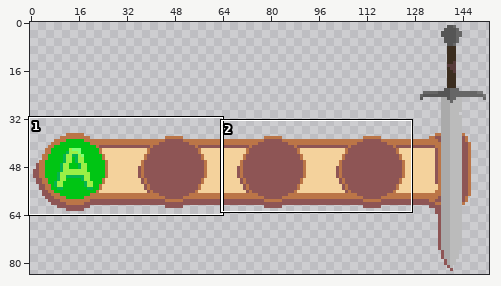
Pixel-art file, stored at Main Build/GUI/Battle Ability GUI Assets/Cato Basic Attack GUI.aseprite. Above, an overview of the earlier version with the close-up marked.
Close-up. First the earlier version:
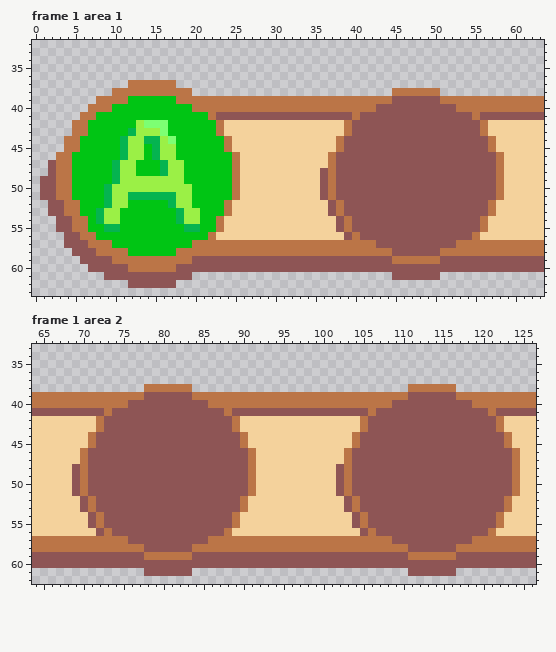
153x84 pixels, 27 frames. Shown: frame 1 area 1: x 0..63, y 32..63; frame 1 area 2: x 64..126, y 33..62. The commit also changed other frames or places, which this record leaves out.
After the commit:
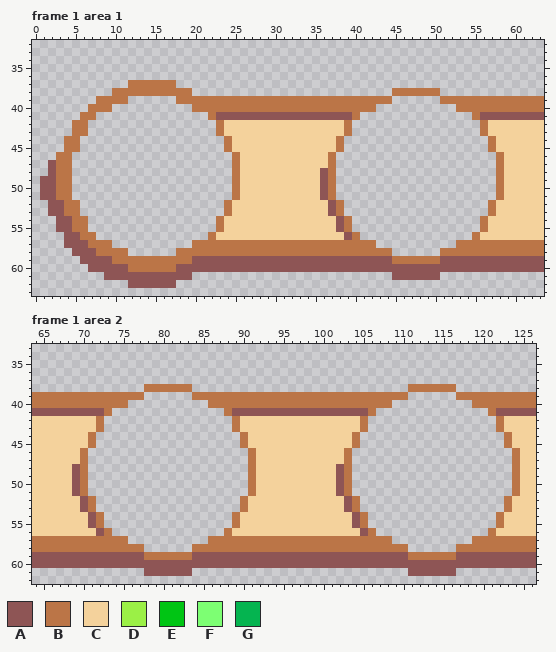
Palette (. is transparent): A #8e5555  B #bb7547  C #f4d29c  D #9bf046  E #00c514  F #7dff73  G #05b450
What changed:
Frame 1 area 1, layer "Cato Basic Attack":
y 39: x 12..17 EEEEEE -> ......; x 45..50 AAAAAA -> ......
y 40: x 10..19 EEEEEEEEEE -> ..........; x 43..52 AAAAAAAAAA -> ..........
y 41: x 8..21 EEEEEEEEEEEEEE -> ..............; x 41..54 AAAAAAAAAAAAAA -> ..............
y 42: x 7..22 EEEEEEDFFFEEEEEE -> ................; x 40..55 AAAAAAAAAAAAAAAA -> ................
y 43: x 7..22 EEEEEGDDDFEEEEEE -> ................; x 40..55 AAAAAAAAAAAAAAAA -> ................
y 44: x 6..23 EEEEEGDDGGDFEEEEEE -> ..................; x 39..56 AAAAAAAAAAAAAAAAAA -> ..................
y 45: x 6..23 EEEEEGDDEGDDEEEEEE -> ..................; x 39..56 AAAAAAAAAAAAAAAAAA -> ..................
y 46: x 5..24 EEEEEEGDDEGDDEEEEEEE -> ....................; x 38..57 AAAAAAAAAAAAAAAAAAAA -> ....................
y 47..48: x 5..24 EEEEEGDDEEEGDDEEEEEE -> ....................; x 38..57 AAAAAAAAAAAAAAAAAAAA -> ....................
y 49: x 5..24 EEEEEGDDDDDDDDEEEEEE -> ....................; x 38..57 AAAAAAAAAAAAAAAAAAAA -> ....................
y 50: x 5..24 EEEEGDDDDDDDDDDEEEEE -> ....................; x 38..57 AAAAAAAAAAAAAAAAAAAA -> ....................
y 51: x 5..24 EEEEGDDGGGGGGDDEEEEE -> ....................; x 38..57 AAAAAAAAAAAAAAAAAAAA -> ....................
y 52: x 6..23 EEEGDDEEEEEGDDEEEE -> ..................; x 39..56 AAAAAAAAAAAAAAAAAA -> ..................
y 53: x 6..23 EEGDDEEEEEEEGDDEEE -> ..................; x 39..56 AAAAAAAAAAAAAAAAAA -> ..................
y 54: x 7..22 EGDDEEEEEEEGDDEE -> ................; x 40..55 AAAAAAAAAAAAAAAA -> ................
y 55: x 7..22 EEGGEEEEEEEEGGEE -> ................; x 40..55 AAAAAAAAAAAAAAAA -> ................
y 56: x 8..21 EEEEEEEEEEEEEE -> ..............; x 41..54 AAAAAAAAAAAAAA -> ..............
y 57: x 10..19 EEEEEEEEEE -> ..........; x 43..52 AAAAAAAAAA -> ..........
y 58: x 12..17 EEEEEE -> ......; x 45..50 AAAAAA -> ......
Frame 1 area 2, layer "Cato Basic Attack":
y 39: x 78..83 AAAAAA -> ......; x 111..116 AAAAAA -> ......
y 40: x 76..85 AAAAAAAAAA -> ..........; x 109..118 AAAAAAAAAA -> ..........
y 41: x 74..87 AAAAAAAAAAAAAA -> ..............; x 107..120 AAAAAAAAAAAAAA -> ..............
y 42..43: x 73..88 AAAAAAAAAAAAAAAA -> ................; x 106..121 AAAAAAAAAAAAAAAA -> ................
y 44..45: x 72..89 AAAAAAAAAAAAAAAAAA -> ..................; x 105..122 AAAAAAAAAAAAAAAAAA -> ..................
y 46..51: x 71..90 AAAAAAAAAAAAAAAAAAAA -> ....................; x 104..123 AAAAAAAAAAAAAAAAAAAA -> ....................
y 52..53: x 72..89 AAAAAAAAAAAAAAAAAA -> ..................; x 105..122 AAAAAAAAAAAAAAAAAA -> ..................
y 54..55: x 73..88 AAAAAAAAAAAAAAAA -> ................; x 106..121 AAAAAAAAAAAAAAAA -> ................
y 56: x 74..87 AAAAAAAAAAAAAA -> ..............; x 107..120 AAAAAAAAAAAAAA -> ..............
y 57: x 76..85 AAAAAAAAAA -> ..........; x 109..118 AAAAAAAAAA -> ..........
y 58: x 78..83 AAAAAA -> ......; x 111..116 AAAAAA -> ......
Where, in picture pixels (left, top, right, bottom), the same in both close-ups:
erased: (72, 96, 232, 256)
erased: (336, 96, 496, 256)
erased: (88, 392, 248, 552)
erased: (352, 392, 512, 552)
